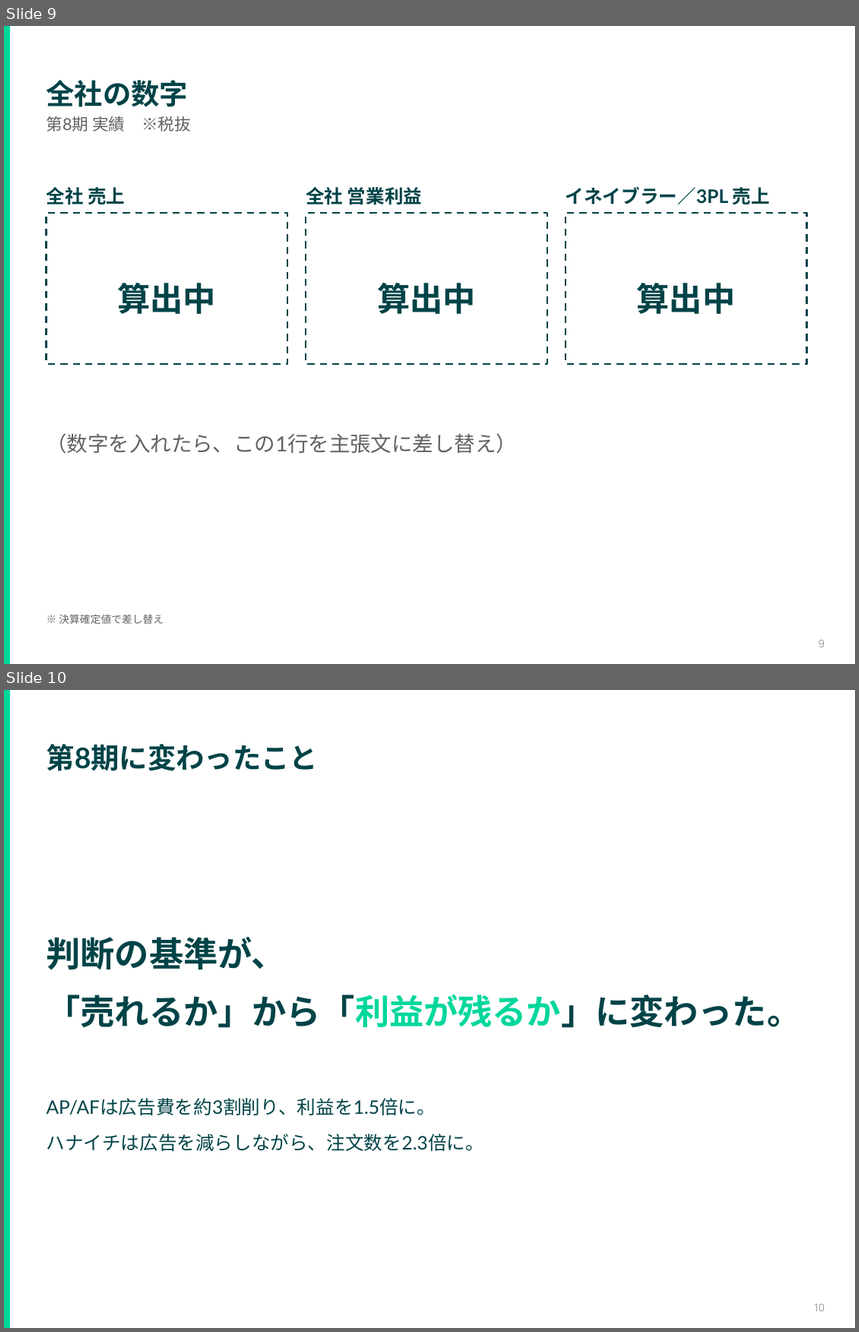
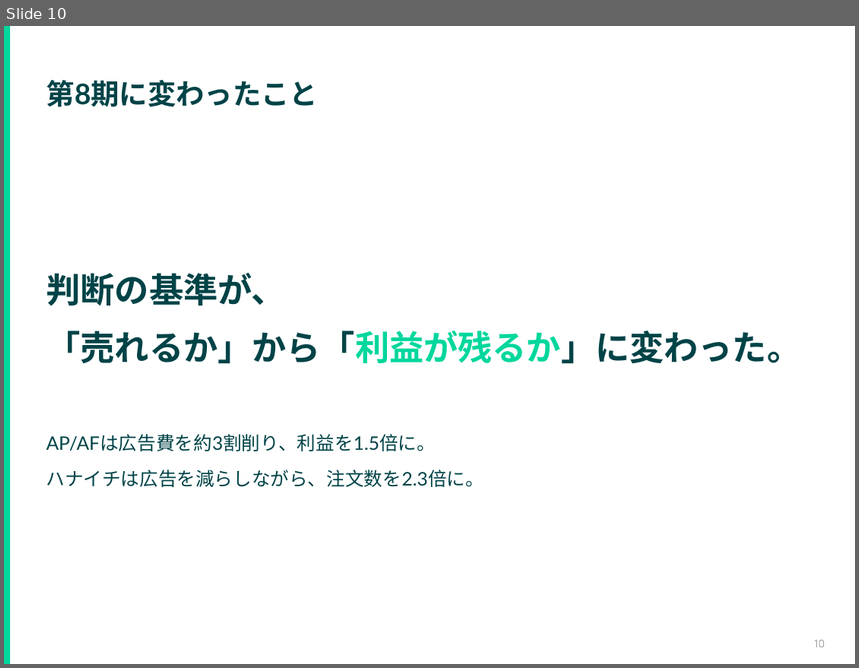
Before and after one commit to hiroki-tkg/material, a slide deck: retreat-2026-10/20261009_1day合宿_全社_第8期振り返りと第9期に向けて.pptx. Shown one above the other, each under a label of ours: slides 9 and 10 before the commit, slide 10 after it. The pictures are 859x1332 and 859x668 pixels, drawn with LibreOffice and Linux fonts; fonts in the diff are those of the drawing. Boxes give left, top, right and bottom in pixels: in the first picture for what was removed or moved away, otherwise in the second. Text is boxed around its words. In the diff, an @@ line names an element or a change of style, - is before the commit and + after.

```diff
--- a/retreat-2026-10/20261009_1day合宿_全社_第8期振り返りと第9期に向けて.pptx
+++ b/retreat-2026-10/20261009_1day合宿_全社_第8期振り返りと第9期に向けて.pptx
@@ slide 9 removed at <box>4,26,855,664</box>, background #FFFFFF @@
@@ rectangle removed at <box>4,26,10,664</box> @@
@@ text removed at <box>47,80,189,107</box> @@
-全社の数字
@@ text removed at <box>47,116,191,132</box> @@
-第8期 実績 ※税抜
@@ text removed at <box>47,187,125,205</box> @@
-全社 売上
@@ text removed at <box>306,187,422,205</box> @@
-全社 営業利益
@@ text removed at <box>566,187,770,205</box> @@
-イネイブラー／3PL 売上
@@ rectangle removed at <box>47,213,288,364</box> @@
@@ rectangle removed at <box>306,213,548,364</box> @@
@@ rectangle removed at <box>566,213,807,364</box> @@
@@ text removed at <box>117,283,216,314</box> @@
-算出中
@@ text removed at <box>377,283,476,314</box> @@
-算出中
@@ text removed at <box>637,283,736,314</box> @@
-算出中
@@ text removed at <box>47,433,517,454</box> @@
-（数字を入れたら、この1行を主張文に差し替え）
@@ text removed at <box>59,614,164,624</box> @@
-※ 決算確定値で差し替え
@@ text removed at <box>819,640,825,648</box> @@
-9
```
Also in this commit, not shown: 5 slides changed, 1 slide added, 3 other files.
